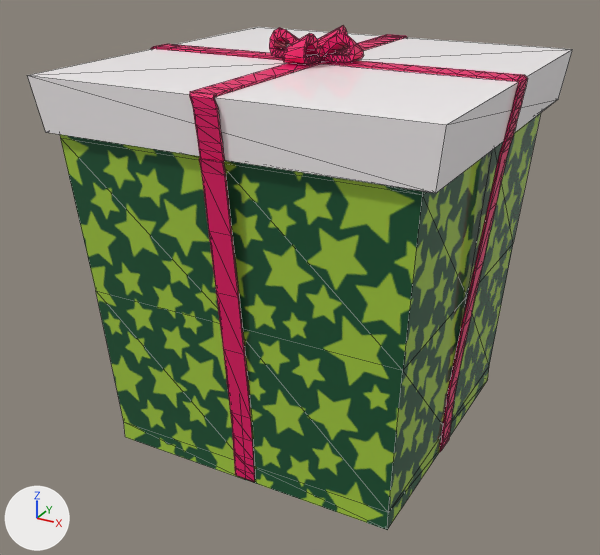
Renders of the glTF model games/assets/lucky_slingshot/giftbox_mayflower/giftbox.gltf from each side of a commit.
Rendered twice from a 50 mm camera at (1.36, -2.59, 1.86) aimed at (-0.02, -0.08, 0.61). Lighting does not change. The marker at lower left points along +X, +Y and +Z. Mesh edges are drawn as thin lines.

Objects in the first picture: 'GiftBoxBottm', 'GiftBoxBottm.001'.
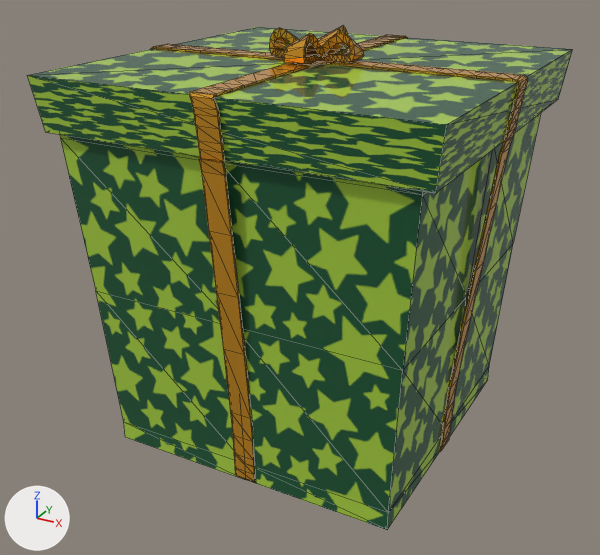
Pixel boxes [x1, y1, x2, y2] of what changed, in the pictures (600 x 555 px):
'GiftBoxBottm', recoloured, surface changed
    both: [60, 113, 541, 484]
'GiftBoxBottm.001', surface changed, recoloured (white to green)
    both: [27, 25, 573, 193]

What changed in the scene script:
```text
Change mat_boxmat:
    remove mat_boxmat.base_color = (1.0, 0.957, 0.965)  # white #fffafb
    add mat_boxmat.texture = img_giftboxbottm
Change mat_ribbon:
    mat_ribbon.base_color: (0.847, 0.00478, 0.138) -> (0.847, 0.393, 0.0275)  # pink #ed0f68 -> orange #eda82e
    mat_ribbon.metallic: 0.0 -> 0.55
    mat_ribbon.roughness: 0.5 -> 0.195
```
